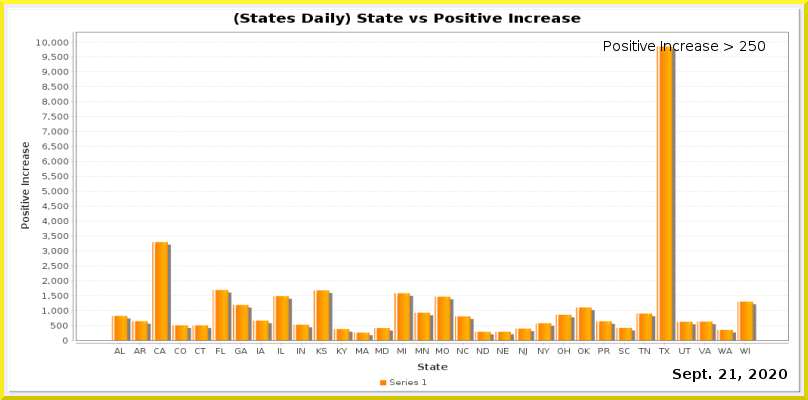
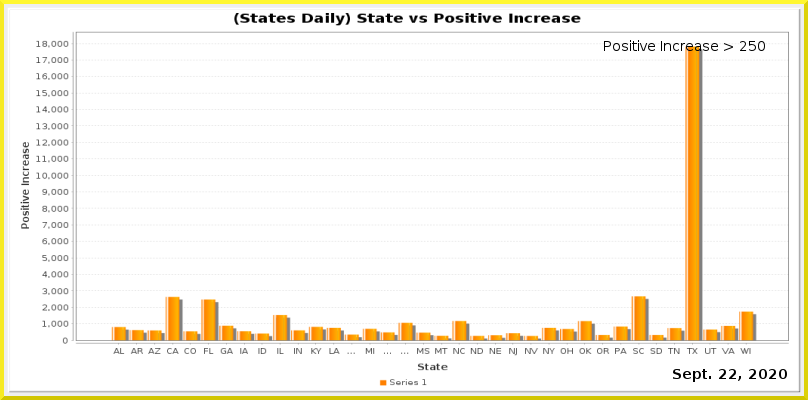
Layers edited between the first and the second (808, 400) image:
painted on "Current Date" over [729, 369, 736, 379]
painted on "Date_vs_TestIncrease.png" over [36, 39, 789, 356]
